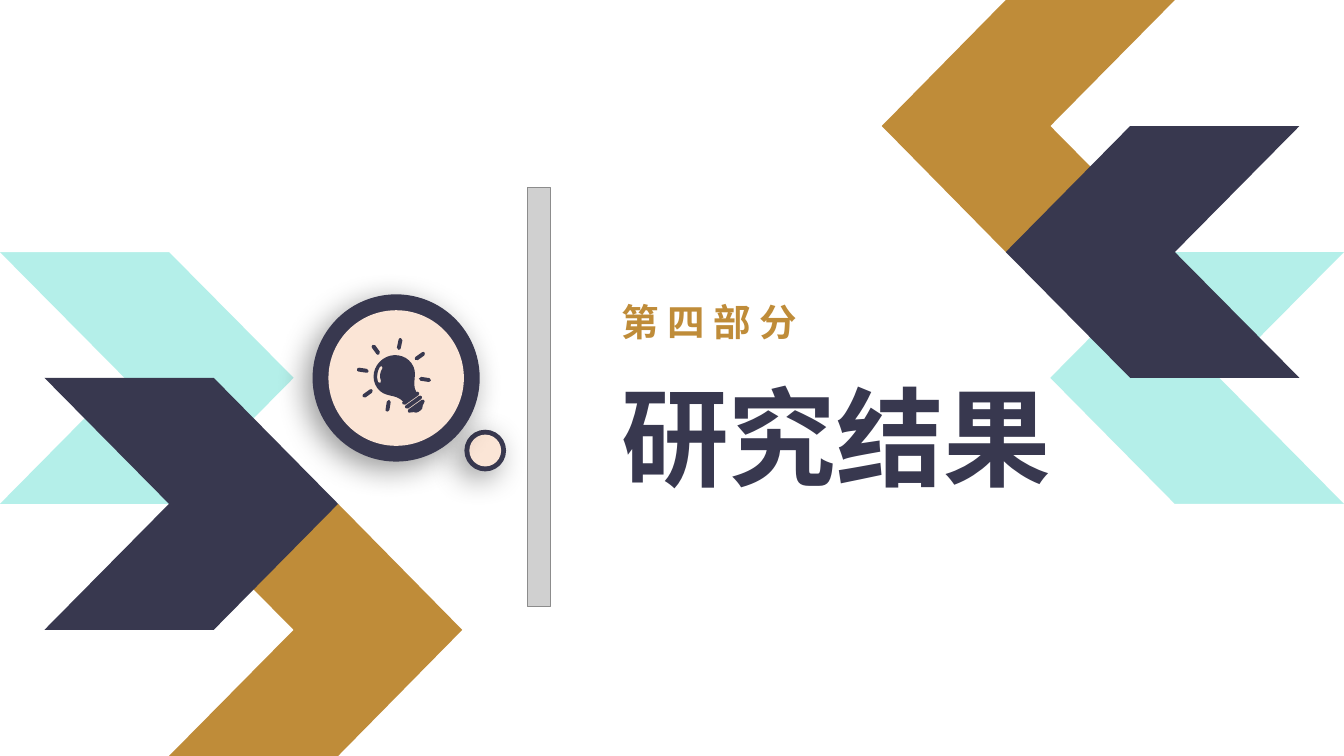
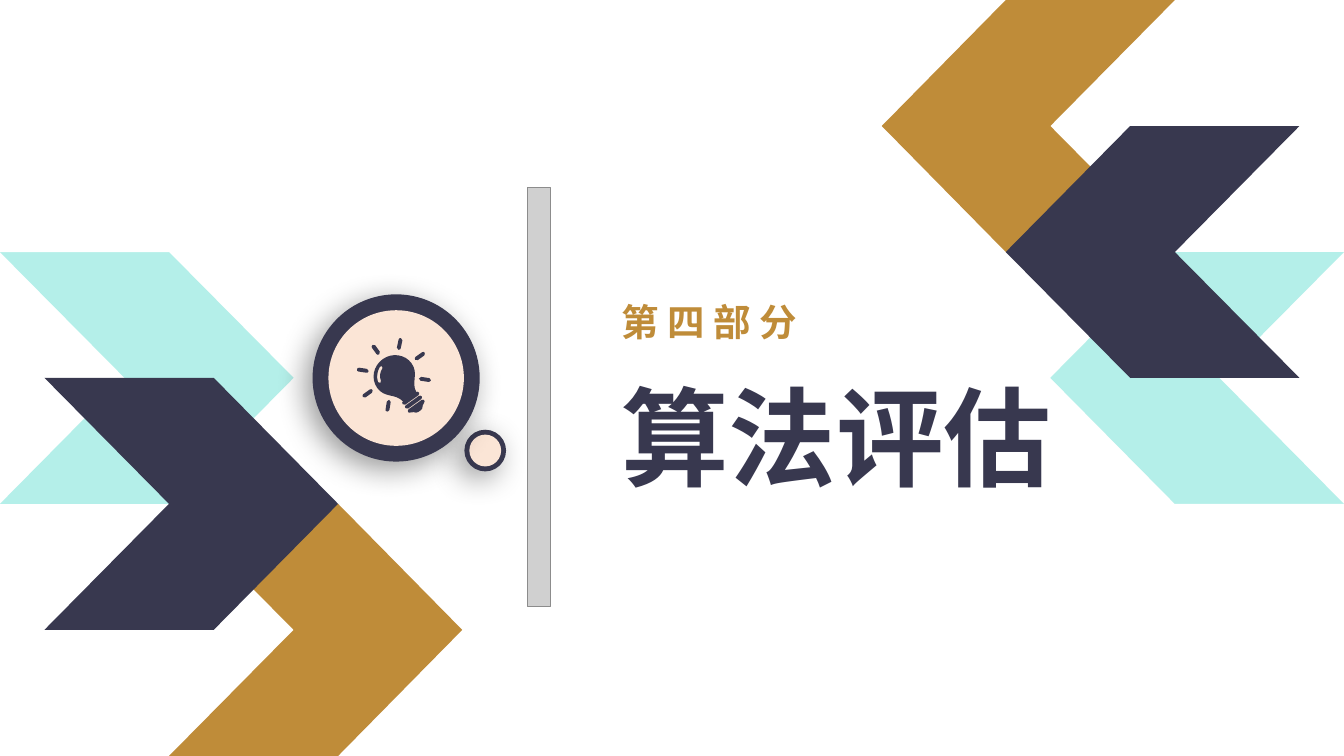
Before and after one commit to ciferlv/OAEI_IM, a slide deck: slide 18 of Luc.pptx. Drawn at 1344x756 pixels with LibreOffice and Linux fonts; fonts in the diff are those of the drawing; grey boxes stand for pictures; background and template pictures are left out. Boxes give left, top, right and bottom in pixels: in the first picture for what was removed or moved away, otherwise in the second. Text is boxed around its words. In the diff, an @@ line names an element or a change of style, - is before the commit and + after.

```diff
--- a/Luc.pptx
+++ b/Luc.pptx
@@ text at (621, 386, 1051, 488): text changed @@
-研究结果
+算法评估
```
Also in this commit, not shown: 9 other slides changed, 5 slides added, 3 slides removed, 5 other files.
